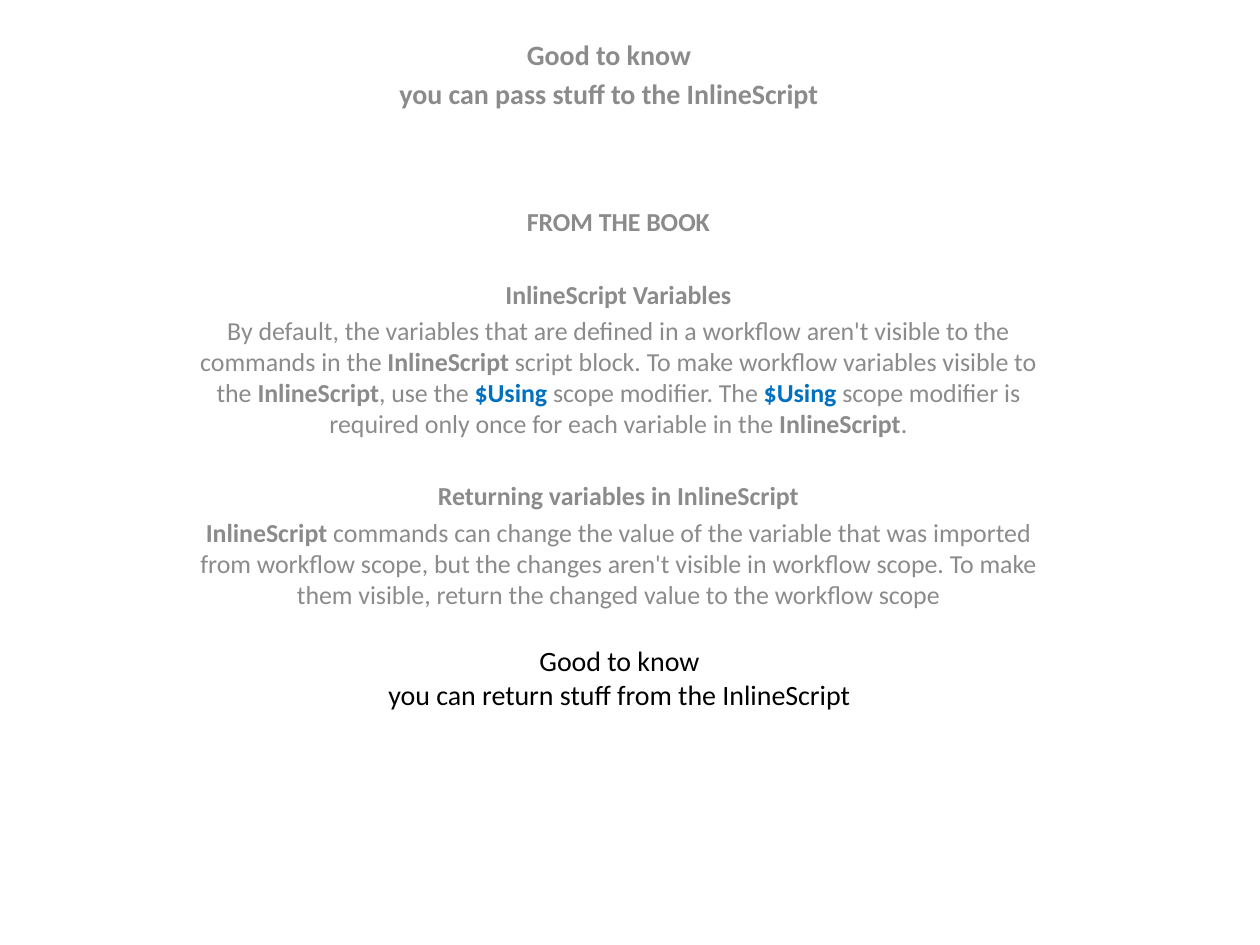
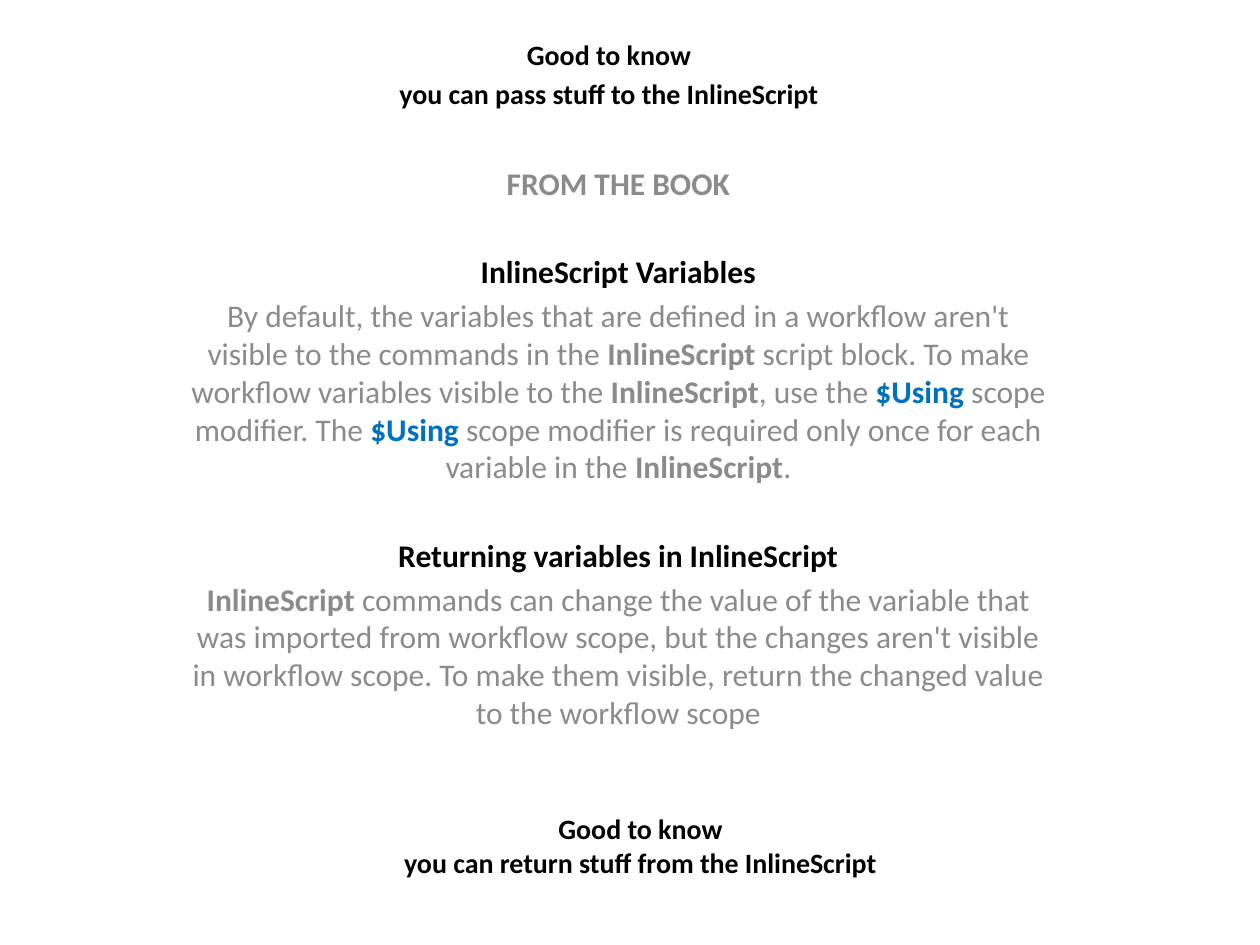
Before and after one commit to wildgrok/PowerShell, a slide deck: slide 10 of PowerShell From The Trenches - Workflows.pptx. Drawn at 1260x945 pixels with LibreOffice and Linux fonts; fonts in the diff are those of the drawing. Boxes give left, top, right and bottom in pixels: in the first picture for what was removed or moved away, otherwise in the second. Text is boxed around its words. In the diff, an @@ line names an element or a change of style, - is before the commit and + after.

```diff
--- a/PowerShell From The Trenches - Workflows.pptx
+++ b/PowerShell From The Trenches - Workflows.pptx
@@ subtitle "Good to know" at [399, 45, 818, 109]: text colour #8C8C8C to #000000 @@
@@ text "FROM THE BOOK": place and size @@
-text "FROM THE BOOK" at [200, 214, 1037, 609]
+text "FROM THE BOOK" at [191, 174, 1045, 729]
@@ text "FROM THE BOOK" at [191, 174, 1045, 729]: size 14.8 to 18 pt; text colour #8C8C8C to #000000 in "InlineScript Variables", "Returning variables in InlineScript" @@
@@ title "Good to know you can ...": place and size @@
-title "Good to know you can ..." at [388, 651, 850, 710]
+title "Good to know you can ..." at [404, 819, 876, 878]
@@ title "Good to know you can ..." at [404, 819, 876, 878]: bold on @@
```
Also in this commit, not shown: 1 other slide changed, 9 slides added, 14 other files.
